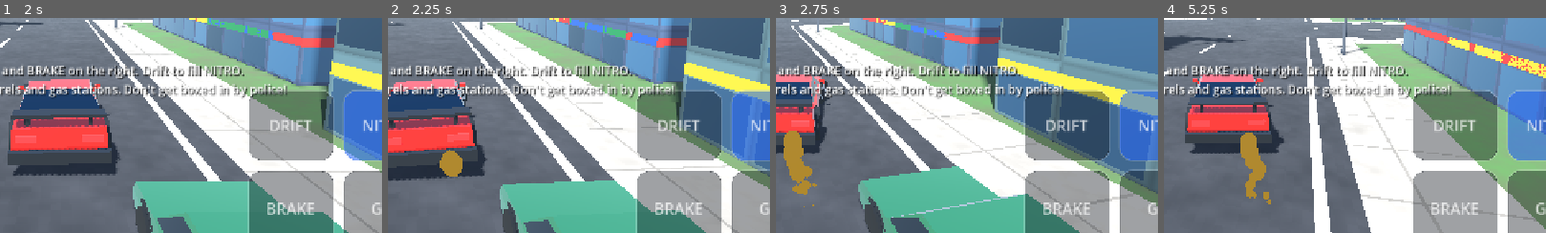
Above: before the commit, frames 1-4 (left to right).
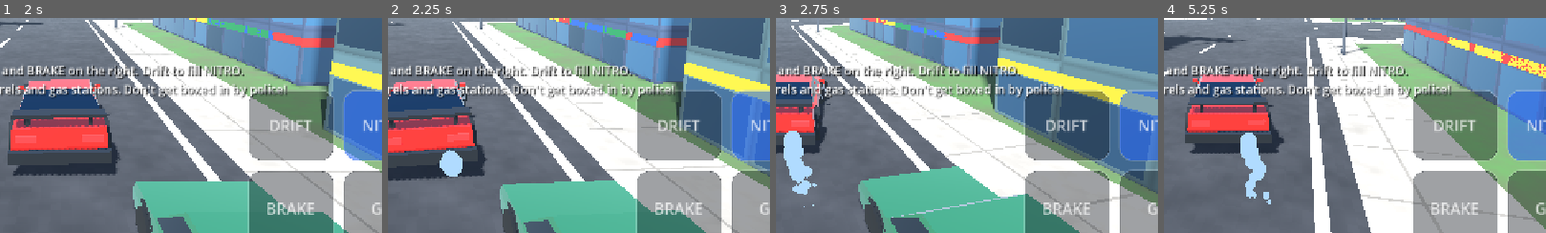
Above: after the commit, the same moments.

Repository: boidbit/cubecity
Game: Godot game, scene res://main.tscn
Same seed, same stepped clock (60 frames per second), same inputs: the game is played once before the commit and once after it.
Inputs (mouse positions are % of the whole screen's width and height, from its top left):
- Up to frame 1 (2 s): tap Enter at 0.5 s; move the mouse to (72, 45) at 0.52 s; hold D 0.53-1.25 s; tap R at 0.6 s; click (72, 45) at 0.67 s; drag from (30, 55) to (45, 70) at 1.27 s
- Up to frame 2 (2.25 s): move the mouse to (60, 28) at 2.02 s; hold D from 2.03 s (still down); hold Q from 2.03 s (still down); click (60, 28) at 2.17 s
- Up to frame 3 (2.75 s): keep holding D; keep holding Q
- Up to frame 4 (5.25 s): release D at 2.75 s; release Q at 2.75 s; drag from (45, 70) to (20, 35) at 2.77 s; move the mouse to (80, 65) at 3.52 s; hold A 3.53-4.25 s; hold E 3.53-4.25 s; click (80, 65) at 3.67 s; drag from (20, 35) to (35, 25) at 4.27 s; move the mouse to (55, 50) at 5.02 s; hold S from 5.03 s (still down); hold N from 5.03 s (still down); click (55, 50) at 5.17 s
The pictures show only the part of the screen within x 42-92%, y 44-94%; the shares and areas given below are measured in that part.

Frame 1 is identical in both runs. In frame 2, 0.6% of the frame differs, in the area x 13-20%, y 61-74%; in frame 3, 1.3%, in the area x 2-11%, y 52-88%; in frame 4, 1.2%.

Commit message:
Hook and story overlay; better fire; lower overhead camera
- tools/compose.py: cold-open teaser of the biggest moment, an EARLIER...
  card, then the full clip (Record video has a teaser option)
- Video overlay: story captions on real events, progress strip, speed
  lines, vignette, screen flash on big blasts, drone-style intro shot,
  field-of-view kick on explosions
- Explosions: fire puffs swell and fade through a white-hot to dark ramp,
  slow quickly and vary in hue; smoke follows a moment later
- Overhead camera sits lower so the car is readable on a phone

Co-Authored-By: Claude Sonnet 5.5 <noreply@anthropic.com>
Claude-Session: https://claude.ai/code/session_01PH4vTsndEbJhecoWK55aB1

Diff:
--- a/director.gd
+++ b/director.gd
@@ -13,6 +13,18 @@
 #   survive  5 stars from the first second; just stay alive
 
 const TITLES := {"chase": "1 CAR vs 10 COPS", "destroy": "BOT vs THE CITY", "survive": "SURVIVE 5 STARS"}
+# Story lines shown in the middle of the screen when these events happen (once each).
+const EVENT_CAPTIONS := {
+	"roadblock": "THEY BLOCKED THE ROAD", "heli": "NOW A HELICOPTER?!", "swat": "THE SWAT TRUCK ARRIVES",
+	"big_air": "SEND IT!", "mega_jump": "NO WAY...", "trap_set": "ONE LAST TRICK...", "trap": "BOOM.",
+	"collapse": "TIMBER!", "gas": "GAS STATION = BOMB", "chain": "CHAIN REACTION!", "near_miss": "TOO CLOSE!",
+	"broke_free": "STILL ALIVE!", "heli_down": "HELICOPTER DOWN!", "swat_down": "SWAT DOWN!",
+}
+const START_CAPTIONS := {
+	"chase": "ONE BOT. NO BRAKES.", "survive": "5 STARS. NO ESCAPE.", "destroy": "HOW MUCH CAN IT BREAK?",
+	"heli": "THEY SENT A HELICOPTER.", "rush": "RUSH HOUR. NO RULES.", "stunt": "THE STUNT SHOW.",
+}
+const PRIORITY := ["trap", "heli_down", "mega_jump", "collapse", "gas"]
 const FINALE := 12.0      # seconds before the end when the protection lifts and the finale starts
 
 var main
@@ -37,6 +49,9 @@
 var finished := false
 var trace := false        # --trace: print what the bot is doing once a second (CI logs)
 var next_trace := 0.0
+var ev_seen := 0
+var last_cap := -9.0
+var cap_kinds := {}
 
 
 func setup(main_node, cfg: Dictionary) -> void:
@@ -243,11 +258,40 @@
 		next_try = t + 0.5
 		_beats(t)
 	_update_traps(t)
+	_story(t)
 	_camera(t)
 	_break_free(dt)
 	_jump_moment()
 	if bot.replan_needed or bot.needs_plan():
 		bot.plan_flee(_away_point())
+
+
+func _cap(text: String, force: bool = false) -> void:
+	if not force and main.clock - last_cap < 1.3:
+		return
+	last_cap = main.clock
+	main.hud.caption(text)
+
+
+# Story line on screen: a start line, then one for each big thing that happens.
+func _story(t: float) -> void:
+	if not done.has("cap_start") and t > 0.8:
+		done["cap_start"] = t
+		_cap(START_CAPTIONS.get(mode, "GO!"), true)
+	if not done.has("cap_pack") and mode in ["chase", "survive", "rush"] and t > duration * 0.22:
+		done["cap_pack"] = t
+		_cap("%d COPS. AND COUNTING." % main.alive_police())
+	while ev_seen < main.events.size():
+		var kind: String = main.events[ev_seen]["type"]
+		ev_seen += 1
+		var text: String = EVENT_CAPTIONS.get(kind, "")
+		if text == "":
+			continue
+		var gap := 4.0 if kind in ["near_miss", "collapse"] else 1e9
+		if cap_kinds.has(kind) and t - float(cap_kinds[kind]) < gap:
+			continue
+		cap_kinds[kind] = t
+		_cap(text, kind in PRIORITY)
 
 
 # The wanted level climbs on a schedule so every clip escalates.
--- a/fx.gd
+++ b/fx.gd
@@ -38,7 +38,7 @@
 	var fm := StandardMaterial3D.new()
 	fm.shading_mode = BaseMaterial3D.SHADING_MODE_UNSHADED
 	fm.vertex_color_use_as_albedo = true
-	fm.albedo_color = Color(1, 0.55, 0.12)
+	fm.albedo_color = Color.WHITE   # the colour comes from the particle colour ramp
 	fm.transparency = BaseMaterial3D.TRANSPARENCY_ALPHA
 	fire_mesh = SphereMesh.new()
 	fire_mesh.radius = 0.3
@@ -97,20 +97,34 @@
 	for i in 8:
 		dust_pool.append(_pool_node(dust_mesh, 24, 2.6, Vector3(0, 0.6, 0), 1.5, 5.0, 180.0, grow_fade, Color(0.8, 0.77, 0.72, 0.8)))
 	for i in 4:
-		var fp := _pool_node(fire_mesh, 40, 0.85, Vector3(0, -4, 0), 4.0, 13.0, 180.0, shrink, Color.WHITE)
+		# puffs start small, swell as they cool, then fade; they slow quickly, so the blast
+		# billows outward and hangs instead of flying off as separate balls
+		var fp := _pool_node(fire_mesh, 40, 0.95, Vector3(0, 1.5, 0), 5.0, 15.0, 180.0, grow_fade, Color.WHITE)
 		fp.color_ramp = fire_ramp
-		fp.scale_amount_min = 1.6
-		fp.scale_amount_max = 3.4
+		fp.scale_amount_min = 1.2
+		fp.scale_amount_max = 3.0
+		fp.damping_min = 5.0
+		fp.damping_max = 9.0
+		fp.hue_variation_min = -0.05
+		fp.hue_variation_max = 0.03
 		fire_pool.append(fp)
 		# flame column rising out of the middle of the blast
-		var cp := _pool_node(fire_mesh, 20, 0.8, Vector3(0, 5.0, 0), 2.0, 7.0, 32.0, shrink, Color.WHITE)
+		var cp := _pool_node(fire_mesh, 20, 0.85, Vector3(0, 6.0, 0), 2.0, 7.0, 32.0, grow_fade, Color.WHITE)
 		cp.color_ramp = fire_ramp
-		cp.scale_amount_min = 2.0
-		cp.scale_amount_max = 4.2
+		cp.scale_amount_min = 1.8
+		cp.scale_amount_max = 3.6
+		cp.damping_min = 1.5
+		cp.damping_max = 3.0
+		cp.hue_variation_min = -0.04
+		cp.hue_variation_max = 0.02
 		core_pool.append(cp)
-		var sp := _pool_node(smoke_mesh, 16, 2.6, Vector3(0, 2.2, 0), 1.0, 4.5, 180.0, grow_fade, Color(0.22, 0.21, 0.2, 0.9))
-		sp.scale_amount_min = 1.5
-		sp.scale_amount_max = 2.8
+		# smoke rises out of the fire a moment later (explosiveness < 1 staggers it)
+		var sp := _pool_node(smoke_mesh, 16, 2.8, Vector3(0, 2.4, 0), 1.0, 4.5, 180.0, grow_fade, Color(0.2, 0.19, 0.19, 0.9))
+		sp.scale_amount_min = 1.4
+		sp.scale_amount_max = 2.6
+		sp.explosiveness = 0.55
+		sp.damping_min = 0.6
+		sp.damping_max = 1.4
 		smoke_pool.append(sp)
 	for i in 8:
 		spark_pool.append(_pool_node(spark_mesh, 14, 0.6, Vector3(0, -14, 0), 4.0, 11.0, 60.0, shrink, Color.WHITE))
--- a/hud.gd
+++ b/hud.gd
@@ -85,8 +85,34 @@
 			draw_polyline(pts, Color(0, 0, 0, 0.85) if on else Color(1, 1, 1, 0.5), 3.0)
 
 
+# Thin streaks flying out from the edges of the screen: the feeling of speed.
+class SpeedLines extends Control:
+	var intensity := 0.0
+
+	func _ready() -> void:
+		mouse_filter = Control.MOUSE_FILTER_IGNORE
+
+	func _draw() -> void:
+		if intensity < 0.02:
+			return
+		var c := size * 0.5
+		var rmax := c.length()
+		for i in 34:
+			var a := (float(i) + randf()) * TAU / 34.0
+			var d := Vector2(cos(a), sin(a))
+			var r0 := rmax * randf_range(0.55, 0.8)
+			var r1 := r0 + rmax * randf_range(0.12, 0.3) * (0.5 + intensity)
+			draw_line(c + d * r0, c + d * r1, Color(1, 1, 1, 0.22 * intensity), 3.0)
+
+
 var main
 var video := false
+var speed_lines: SpeedLines
+var progress: ColorRect
+var progress_bg: ColorRect
+var lbl_caption: Label
+var cap_tw: Tween
+var flash_rect: ColorRect
 var in_gas := 0.0
 var in_steer := 0.0
 var in_hb := 0.0
@@ -307,6 +333,51 @@
 	minimap.custom_minimum_size = Vector2(ms, ms)
 	add_child(minimap)
 
+	# retention extras: thin progress strip on top, speed lines, vignette, caption line
+	progress_bg = ColorRect.new()
+	progress_bg.color = Color(0, 0, 0, 0.35)
+	progress_bg.set_anchors_preset(Control.PRESET_TOP_WIDE)
+	progress_bg.offset_bottom = 10.0 if v else 6.0
+	progress_bg.mouse_filter = Control.MOUSE_FILTER_IGNORE
+	add_child(progress_bg)
+	progress = ColorRect.new()
+	progress.color = Color(1.0, 0.82, 0.2)
+	progress.set_anchors_preset(Control.PRESET_TOP_LEFT)
+	progress.offset_bottom = progress_bg.offset_bottom
+	progress.mouse_filter = Control.MOUSE_FILTER_IGNORE
+	add_child(progress)
+
+	speed_lines = SpeedLines.new()
+	speed_lines.set_anchors_preset(Control.PRESET_FULL_RECT)
+	add_child(speed_lines)
+
+	var vg := Gradient.new()
+	vg.set_color(0, Color(0, 0, 0, 0.0))
+	vg.set_color(1, Color(0, 0, 0, 0.6))
+	vg.add_point(0.55, Color(0, 0, 0, 0.0))
+	var vt := GradientTexture2D.new()
+	vt.gradient = vg
+	vt.fill = GradientTexture2D.FILL_RADIAL
+	vt.fill_from = Vector2(0.5, 0.5)
+	vt.fill_to = Vector2(1.0, 0.5)
+	vt.width = 256
+	vt.height = 256
+	var vr := TextureRect.new()
+	vr.texture = vt
+	vr.expand_mode = TextureRect.EXPAND_IGNORE_SIZE
+	vr.stretch_mode = TextureRect.STRETCH_SCALE
+	vr.set_anchors_preset(Control.PRESET_FULL_RECT)
+	vr.mouse_filter = Control.MOUSE_FILTER_IGNORE
+	add_child(vr)
+
+	lbl_caption = _label("", 84 if v else 52, 18 if v else 12)
+	lbl_caption.add_theme_color_override("font_color", Color.WHITE)
+	lbl_caption.autowrap_mode = TextServer.AUTOWRAP_WORD_SMART
+	_at(lbl_caption, 0.52 if v else 0.62, 260.0 if v else 130.0)
+	lbl_caption.pivot_offset = Vector2((vs.x - 60.0) * 0.5, (260.0 if v else 130.0) * 0.5)
+	lbl_caption.modulate.a = 0.0
+	add_child(lbl_caption)
+
 	# the hook: big title in the middle for the first seconds, then it moves up
 	lbl_hook = _label(main.director.title, 112 if v else 72, 22 if v else 16)
 	lbl_hook.add_theme_color_override("font_color", Color(1.0, 0.86, 0.2))
@@ -357,6 +428,12 @@
 	busted_box.visible = false
 	add_child(busted_box)
 
+	flash_rect = ColorRect.new()
+	flash_rect.color = Color(1, 0.95, 0.85, 0.0)
+	flash_rect.set_anchors_preset(Control.PRESET_FULL_RECT)
+	flash_rect.mouse_filter = Control.MOUSE_FILTER_IGNORE
+	add_child(flash_rect)
+
 	hurt_rect = ColorRect.new()
 	hurt_rect.color = Color(0.8, 0.05, 0.05, 0.0)
 	hurt_rect.set_anchors_preset(Control.PRESET_FULL_RECT)
@@ -418,6 +495,7 @@
 	if main.game_over:
 		over_t += delta
 	hurt_rect.color.a = move_toward(hurt_rect.color.a, 0.0, delta * 1.4)
+	flash_rect.color.a = move_toward(flash_rect.color.a, 0.0, delta * 2.2)
 	if video:
 		return
 	var gas := 0.0
@@ -448,6 +526,10 @@
 		if stars.level != main.level:
 			stars.level = main.level
 			stars.queue_redraw()
+		progress.offset_right = get_viewport().get_visible_rect().size.x * clampf(main.clock / main.director.duration, 0.0, 1.0)
+		var kmh := absf(p.fwd_speed) * 3.6
+		speed_lines.intensity = clampf((kmh - 90.0) / 70.0, 0.0, 1.0) * (1.0 if p.airtime < 0.2 else 0.5) + (0.4 if p.nitro_active else 0.0)
+		speed_lines.queue_redraw()
 	else:
 		lbl_speed.text = str(int(absf(p.fwd_speed) * 3.6))
 		lbl_score.text = str(main.score)
@@ -474,6 +556,25 @@
 	banner_tw.tween_property(lbl_banner, "modulate:a", 0.0, 0.6)
 
 
+# Big story line in the middle of the screen (video runs only).
+func caption(text: String, secs: float = 1.7) -> void:
+	if lbl_caption == null:
+		return
+	lbl_caption.text = text
+	if cap_tw != null:
+		cap_tw.kill()
+	lbl_caption.modulate.a = 1.0
+	lbl_caption.scale = Vector2.ONE * 0.6
+	cap_tw = create_tween()
+	cap_tw.tween_property(lbl_caption, "scale", Vector2.ONE, 0.22).set_trans(Tween.TRANS_BACK).set_ease(Tween.EASE_OUT)
+	cap_tw.tween_interval(secs)
+	cap_tw.tween_property(lbl_caption, "modulate:a", 0.0, 0.25)
+
+
+func flash(a: float) -> void:
+	flash_rect.color.a = clampf(maxf(flash_rect.color.a, a), 0.0, 0.5)
+
+
 func hurt_flash(a: float) -> void:
 	hurt_rect.color.a = clampf(hurt_rect.color.a + a, 0.0, 0.28)
 
--- a/main.gd
+++ b/main.gd
@@ -52,6 +52,7 @@
 var cam_cut := false
 var cam_steer := 0.0
 var cam_cop_back := 0.0
+var fov_kick := 0.0
 var tod := 0.22
 var tod_rate := 1.0 / 480.0
 var rain_amt := 0.0
@@ -256,6 +257,7 @@
 	_update_cam(delta)
 	_update_env(delta)
 	shake = maxf(0.0, shake - delta * 1.8)
+	fov_kick = move_toward(fov_kick, 0.0, delta * 14.0)
 	fx.engine(player.rpm(), absf(player.input_gas), not game_over and not player.dead)
 	hud.update_hud()
 
@@ -642,11 +644,11 @@
 	var target := _cam_clear(player.global_position - cam_dir * back + Vector3(0, up, 0))
 	var p := target if cam_cut else cam.global_position.lerp(target, 1.0 - exp(-9.0 * dt))
 	p += Vector3(randf() - 0.5, randf() - 0.5, randf() - 0.5) * shake
-	cam.global_position = p
+	cam.global_position = p + _intro_off()
 	var side := cam_dir.cross(Vector3.UP)
 	cam.look_at(player.global_position + cam_dir * ahead - side * cam_steer * 2.5 + Vector3(0, 1.2, 0), Vector3.UP)
 	var base := 56.0 if vertical else 62.0
-	var fov := base + clampf(spd, 0.0, 40.0) * (0.2 if vertical else 0.5) + ((5.0 if vertical else 8.0) if player.nitro_active else 0.0)
+	var fov := base + clampf(spd, 0.0, 40.0) * (0.2 if vertical else 0.5) + ((5.0 if vertical else 8.0) if player.nitro_active else 0.0) + fov_kick
 	cam.fov = lerpf(cam.fov, fov, 4.0 * dt)
 
 
@@ -658,17 +660,24 @@
 	var side := fwd.cross(Vector3.UP)
 	var ahead := 8.0 + player.speed * 0.18 if vertical else 11.0 + player.speed * 0.25
 	var target := _cam_clear(player.global_position + fwd * ahead + side * 1.6 + Vector3(0, 2.6 if vertical else 3.2, 0))
-	cam.global_position = target if cam_cut else cam.global_position.lerp(target, 1.0 - exp(-10.0 * dt))
+	cam.global_position = (target if cam_cut else cam.global_position.lerp(target, 1.0 - exp(-10.0 * dt))) + _intro_off()
 	cam.look_at(player.global_position - fwd * 5.0 + Vector3(0, 0.8, 0), Vector3.UP)
-	cam.fov = lerpf(cam.fov, 58.0, 6.0 * dt)
+	cam.fov = lerpf(cam.fov, 58.0 + fov_kick, 6.0 * dt)
+
+
+# Drone shot at the start of a video run: the camera comes down from above the city.
+func _intro_off() -> Vector3:
+	if director == null or clock > 2.6:
+		return Vector3.ZERO
+	return Vector3(0, 34.0 * (1.0 - smoothstep(0.0, 2.6, clock)), 0)
 
 
 # High above and behind: shows the whole pack of police.
 func _cam_heli(dt: float) -> void:
-	var target := player.global_position - cam_dir * 16.0 + Vector3(0, 32.0, 0)
+	var target := player.global_position - cam_dir * 12.0 + Vector3(0, 22.0, 0)
 	cam.global_position = target if cam_cut else cam.global_position.lerp(target, 1.0 - exp(-4.0 * dt))
 	cam.look_at(player.global_position + cam_dir * 6.0, Vector3.UP)
-	cam.fov = lerpf(cam.fov, 62.0, 4.0 * dt)
+	cam.fov = lerpf(cam.fov, 62.0 + fov_kick, 4.0 * dt)
 
 
 # Pulls the camera in front of any wall between it and the car.
@@ -752,6 +761,9 @@
 	fx.explosion(pos, radius)
 	fx.play("explosion", pos, 3.0)
 	shake_cam(0.5 + radius * 0.06)
+	fov_kick = maxf(fov_kick, 4.0 + radius * 0.5)
+	if radius >= 6.5 and director != null and player.global_position.distance_to(pos) < 60.0:
+		hud.flash(0.28)
 	boom_times.append(clock)
 	while boom_times.size() > 0 and clock - boom_times[0] > 1.6:
 		boom_times.remove_at(0)
Not shown, changed: .github/workflows/record.yml
Not shown, added: tools/compose.py
Not shown, changed: tools/pick.py
Not shown, changed: tools/record.sh
